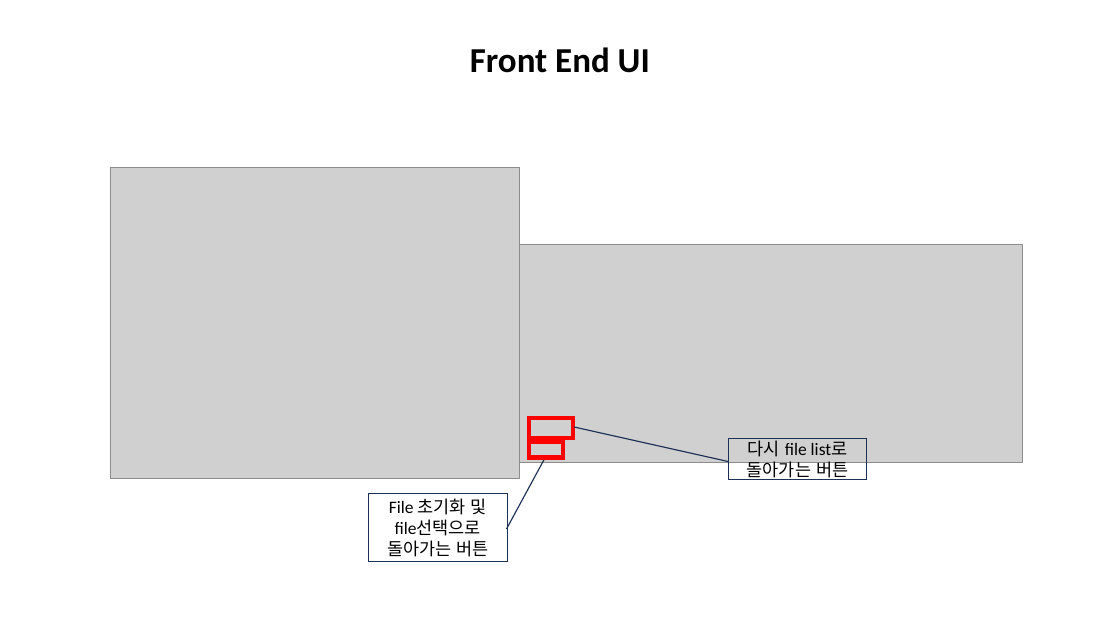
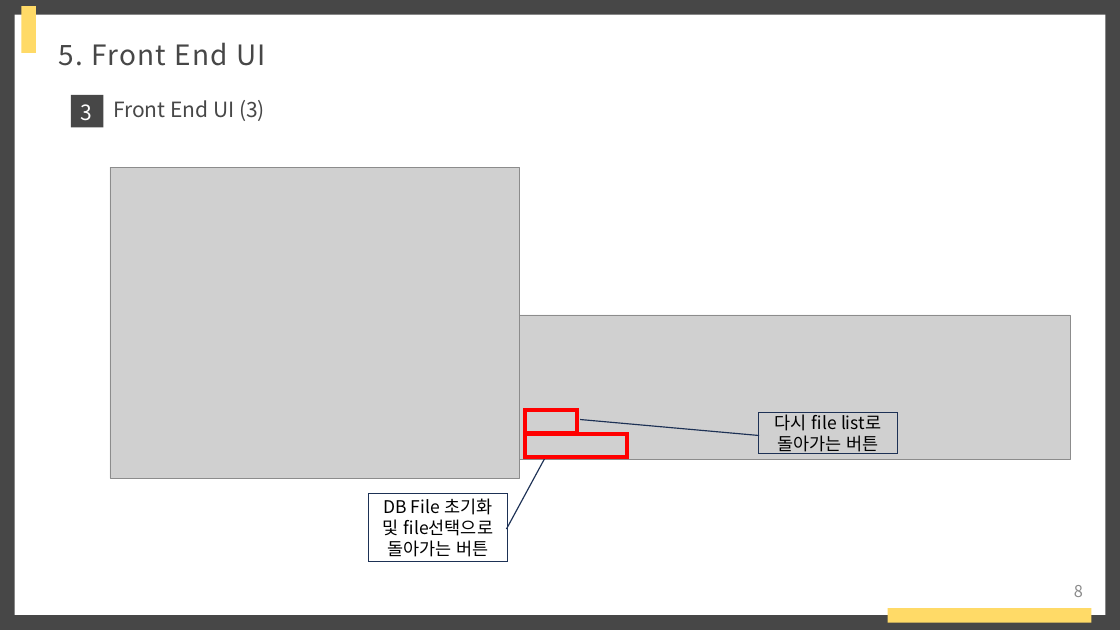
Before and after one commit to raccoon-coding/Eins-Internship, a slide deck: slide 8 of 아인스에스엔시 발표.pptx (slide 7 before the commit). Drawn at 1120x630 pixels with LibreOffice and Linux fonts; fonts in the diff are those of the drawing; grey boxes stand for pictures. Boxes give left, top, right and bottom in pixels: in the first picture for what was removed or moved away, otherwise in the second. Text is boxed around its words. In the diff, an @@ line names an element or a change of style, - is before the commit and + after.

```diff
--- a/아인스에스엔시 발표.pptx
+++ b/아인스에스엔시 발표.pptx
@@ background #FFFFFF to #474747 @@
@@ rectangle added at (14, 14, 1106, 615), fill #FFFFFF @@
@@ rectangle added at (21, 5, 36, 53), fill #FFDA67 @@
@@ text at (59, 42, 266, 66): text changed; size 30 to 24 pt; font Calibri to Noto Sans CJK KR; text colour #000000 to #474747; bold off @@
-Front End UI
+5. Front End UI
@@ rectangle added at (71, 95, 103, 128), fill #474747 @@
@@ text added at (81, 104, 93, 121), 18 pt, text #FFFFFF @@
+3
@@ text added at (113, 100, 265, 121), 18 pt, text #474747 @@
+Front End UI (3)
@@ picture: place and size @@
-picture at (520, 245, 1023, 462)
+picture at (520, 315, 1070, 460)
@@ rectangle: place and size @@
-rectangle at (528, 418, 573, 439)
+rectangle at (525, 410, 577, 433)
@@ border callout "다시 file list로 돌아가는 버튼": place and size @@
-border callout "다시 file list로 돌아가는 버튼" at (728, 439, 867, 480)
+border callout "다시 file list로 돌아가는 버튼" at (759, 413, 897, 454)
@@ border callout "다시 file list로 돌아가는 버튼" at (759, 413, 897, 454): font Calibri to Noto Sans CJK KR; proportions changed @@
@@ rectangle: place and size @@
-rectangle at (528, 442, 564, 458)
+rectangle at (525, 434, 627, 456)
@@ text in border callout at (383, 498, 494, 557): text changed; font Calibri to Noto Sans CJK KR @@
-File 초기화 및 file선택으로 돌아가는 버튼
+DB File 초기화 및 file선택으로 돌아가는 버튼
@@ page number added at (1074, 585, 1083, 597), 14 pt, text #8C8C8C @@
+8
@@ rectangle added at (888, 608, 1091, 623), fill #FFDA67 @@
```
Also in this commit, not shown: 12 other slides changed, 1 slide added, 28 other files.
